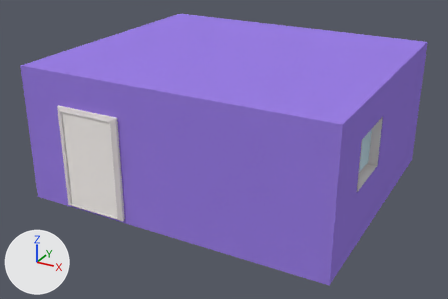
A saved change to the Blender file Assets/Models/Room.blend.
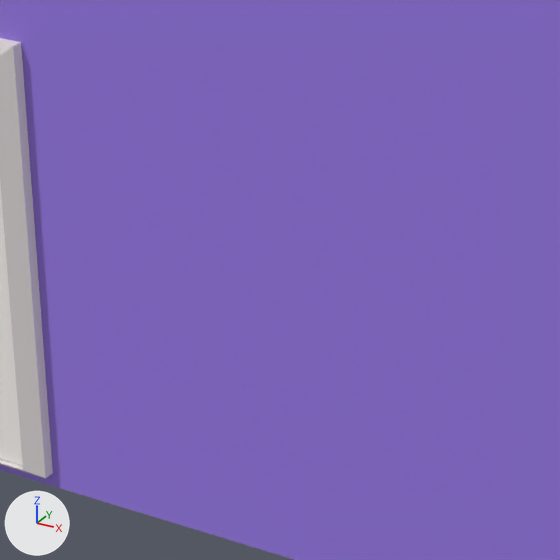
There are two pictures of each version: one whole from a camera (50 mm lens) standing at (22.81, -44.05, 24.32) and looking at (-0.66, -1.37, 2.98), one close up on the part from 25% to 55% of the width and 36% to 81% of the height. The lights are fixed; the arrows at lower left show +X, +Y and +Z.

Objects in the first close-up: 'Walls'.
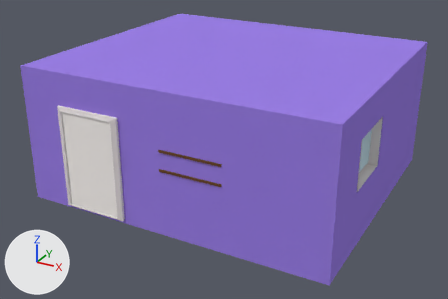
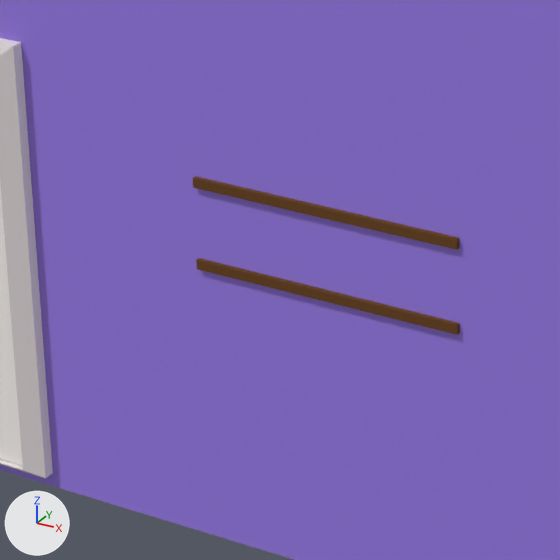
Changed parts and their boxes [x1, y1, x2, y2] in the close-ups (560 x 560 px):
part 1 of me_cube_004, added (brown): after [196, 258, 460, 335]
part 2 of me_cube_004, added (brown): after [193, 176, 460, 250]

Patch to the scene script:
```diff
--- a/Assets/Models/Room.blend.py
+++ b/Assets/Models/Room.blend.py
@@ me_cube_004 @@
 me_cube_004.from_pydata(...)  # 226 vertices, 230 faces; spans x -11.4..11.6, y -0.2..11.1, z -13.1..12.6
 # used by ob_walls; location = (0.0, 0.0, 0.0); rotation_euler = (1.571, 0.0, 1.571), in degrees (90, 0, 90)
+# me_cube_004 part 1: a new loose piece, a box spanning x -11.18..-9.18, y 5.03..5.21, z -0.56..4.49, in mat_bedframe (brown #6d4a2c)
+# me_cube_004 part 2: a new loose piece, a box spanning x -11.18..-9.18, y 6.55..6.72, z -0.56..4.49, in mat_bedframe (brown #6d4a2c)
 me_cube_004.materials.append(mat_wall)
@@ me_cube_004 @@
 me_cube_004.materials.append(mat_doorspace)
+me_cube_004.materials.append(mat_bedframe)  # brown #6d4a2c
```
